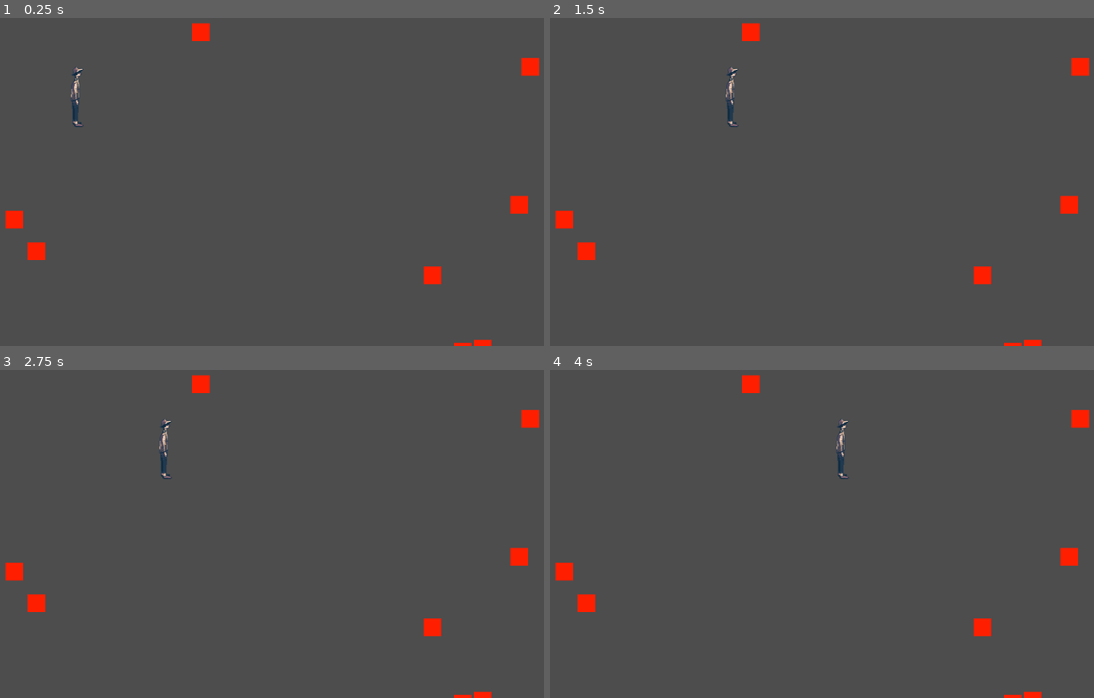
Above: before the commit, frames 1-4 (two rows, left to right).
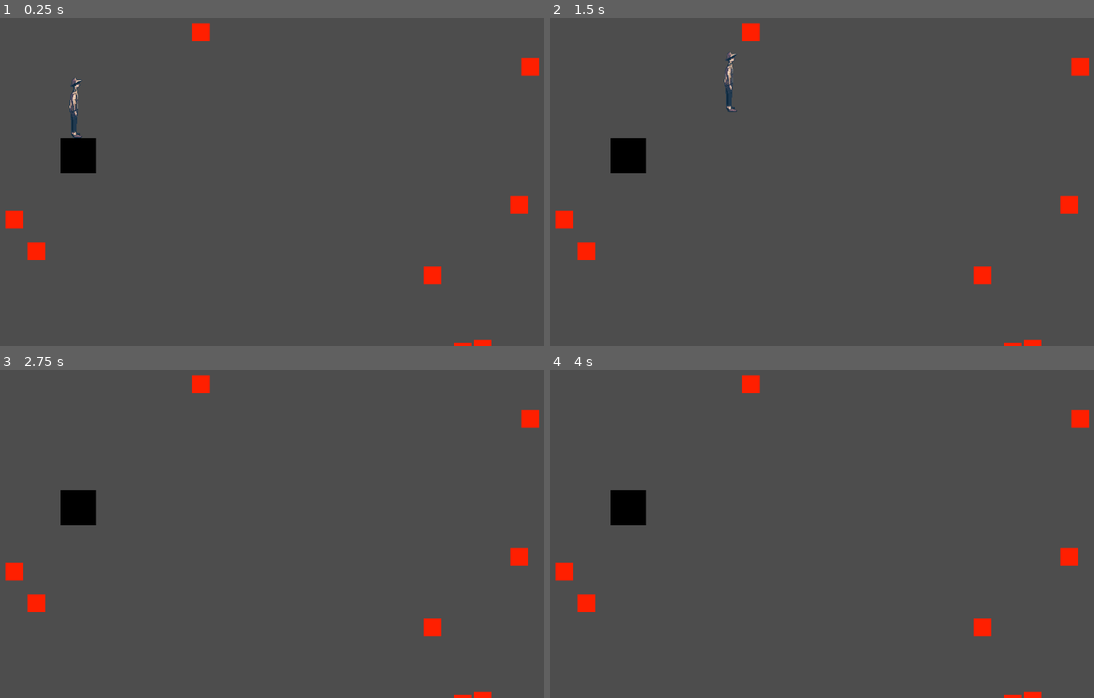
Above: after the commit, the same moments.

Repository: hellomynameisren/ludumdare
Game: Godot game, scene res://liquid/play_area.tscn
Two runs of this game, one before a commit and one after it. Both use one fixed random seed, a clock stepped at 60 frames per second and the inputs below. The project has no main scene, so this scene is started directly.
Inputs:
- Up to frame 1 (0.25 s): no input
- Up to frame 2 (1.5 s): tap Enter at 0.5 s; hold Right (ui_right) from 0.53 s (still down); tap Space (ui_select) at 0.6, 0.77, 1.07, 1.35 s
- Up to frame 3 (2.75 s): tap Space (ui_select) at 1.52, 1.82, 2.1 s; release Right (ui_right) at 2.03 s; hold Left (ui_left) from 2.03 s (still down)
- Up to frame 4 (4 s): release Left (ui_left) at 2.78 s; hold Right (ui_right) from 2.78 s (still down); tap Space (ui_select) at 2.85, 3.02, 3.32, 3.6, 3.77 s

The runs differ from the first frame. In frame 1, 0.9% of the frame differs, in the area x 11-18%, y 15-48%; in frame 2, 1.0%, in the area x 11-35%, y 10-48%; in frame 3, 0.9%; in frame 4, 0.9%.

Commit message:
fall on the floor

Diff:
--- a/liquid/play_area.tscn
+++ b/liquid/play_area.tscn
@@ -1,7 +1,8 @@
-[gd_scene load_steps=3 format=3 uid="uid://wrwp604x2ow3"]
+[gd_scene load_steps=4 format=3 uid="uid://wrwp604x2ow3"]
 
 [ext_resource type="PackedScene" uid="uid://df0tq61dwlnry" path="res://liquid/lava_spawner.tscn" id="1_pyp05"]
 [ext_resource type="PackedScene" uid="uid://bgyexa7lvrxca" path="res://liquid/player.tscn" id="2_cu1ex"]
+[ext_resource type="PackedScene" uid="uid://d172v5bthdwl7" path="res://liquid/wall_block.tscn" id="3_r7lax"]
 
 [node name="PlayArea" type="Node2D"]
 
@@ -9,3 +10,6 @@
 
 [node name="Player" parent="." instance=ExtResource("2_cu1ex")]
 position = Vector2(304, 193)
+
+[node name="WallBlock" parent="." instance=ExtResource("3_r7lax")]
+position = Vector2(309, 303)
--- a/liquid/player.gd
+++ b/liquid/player.gd
@@ -1,23 +1,29 @@
-extends Area2D
+extends CharacterBody2D
+
+var speed = 200
+var jump_speed = -400
+var gravity = 800
 
 
-# Called when the node enters the scene tree for the first time.
-func _ready():
-	pass # Replace with function body.
+func get_input():
+	var input_vector = Vector2.ZERO
+	input_vector.x = Input.get_action_strength("ui_right") - Input.get_action_strength("ui_left")
+	if input_vector != Vector2.ZERO:
+		velocity.x = input_vector.x * speed
+	return input_vector
 
+func _physics_process(delta):
+	var input_vector = get_input()
 
+	if is_on_floor():
+		if Input.is_action_just_pressed("ui_select") and is_on_floor():
+			velocity.y = jump_speed
+		else:
+			velocity.y = 0
+	else:
+		velocity.y += gravity * delta
 
-# Movement speed
-var speed = 200  # Pixels per second
+	move_and_slide()
 
-func _process(delta):
-	# Get the movement direction
-	var direction = 0
-	if Input.is_action_pressed("ui_right"):
-		direction += 1
-	if Input.is_action_pressed("ui_left"):
-		direction -= 1
-
-	# Calculate the new position
-	var velocity = Vector2(direction * speed, 0)
-	position += velocity * delta
+	if is_on_wall():
+		velocity.x = 0
--- a/liquid/player.tscn
+++ b/liquid/player.tscn
@@ -4,9 +4,9 @@
 [ext_resource type="Texture2D" uid="uid://t7vryejlhcto" path="res://assets/sprite_player_test.png" id="2_45odg"]
 
 [sub_resource type="RectangleShape2D" id="RectangleShape2D_ro6jj"]
-size = Vector2(20, 80)
+size = Vector2(24, 110)
 
-[node name="Player" type="Area2D"]
+[node name="Player" type="CharacterBody2D"]
 script = ExtResource("1_t13u5")
 
 [node name="CollisionShape2D" type="CollisionShape2D" parent="."]
--- /dev/null
+++ b/liquid/wall_block.tscn
@@ -0,0 +1,18 @@
+[gd_scene load_steps=4 format=3 uid="uid://d172v5bthdwl7"]
+
+[sub_resource type="Gradient" id="Gradient_h7qii"]
+colors = PackedColorArray(0, 0, 0, 1, 0, 0, 0, 1)
+
+[sub_resource type="GradientTexture2D" id="GradientTexture2D_frg6q"]
+gradient = SubResource("Gradient_h7qii")
+
+[sub_resource type="RectangleShape2D" id="RectangleShape2D_rc44y"]
+size = Vector2(64, 64)
+
+[node name="WallBlock" type="StaticBody2D"]
+
+[node name="Sprite2D" type="Sprite2D" parent="."]
+texture = SubResource("GradientTexture2D_frg6q")
+
+[node name="CollisionShape2D" type="CollisionShape2D" parent="."]
+shape = SubResource("RectangleShape2D_rc44y")
Binary file changed: assets/sprite_player_test.png
